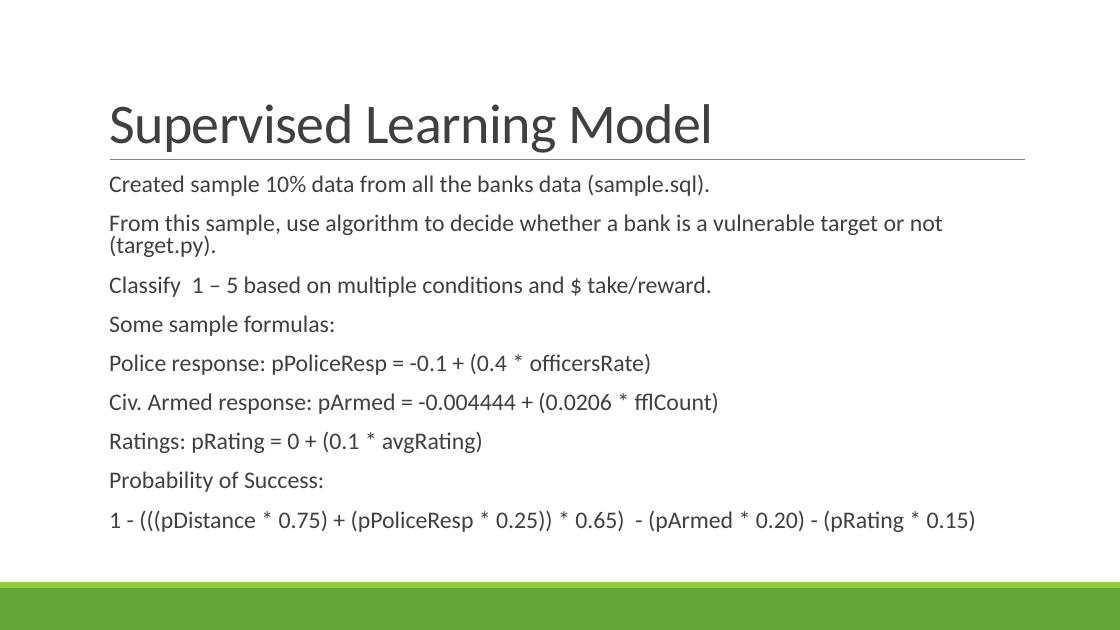
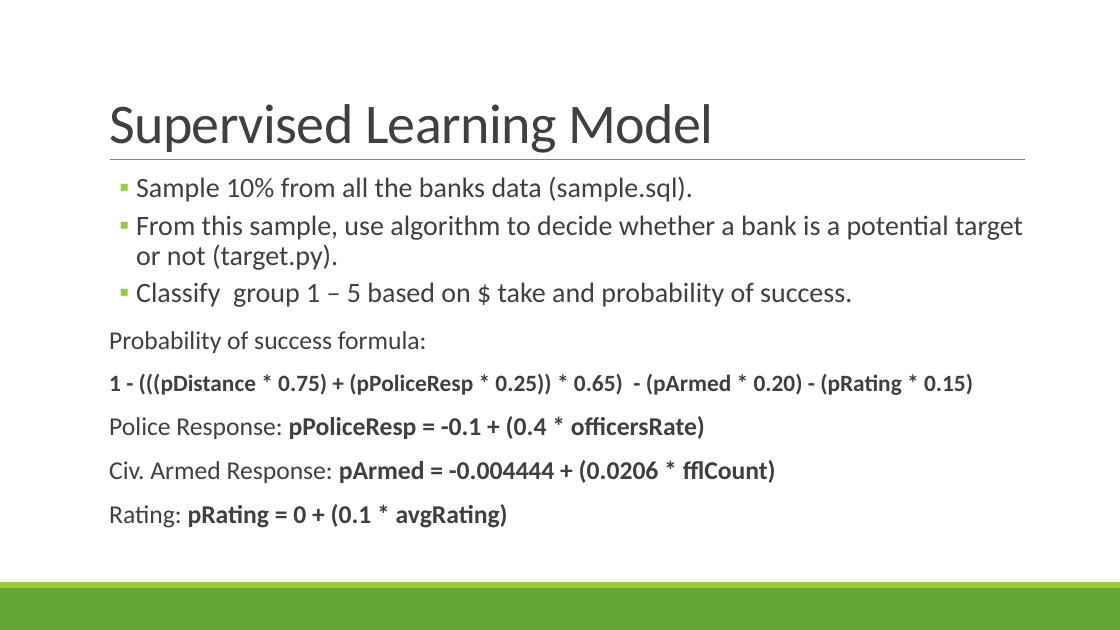
Before and after one commit to hhalim/TargetBanks, a slide deck: slide 12 of Which Banks To Rob.pptx (slide 10 before the commit). Drawn at 1120x630 pixels with LibreOffice and Linux fonts; fonts in the diff are those of the drawing. Boxes give left, top, right and bottom in pixels: in the first picture for what was removed or moved away, otherwise in the second. Text is boxed around its words. In the diff, an @@ line names an element or a change of style, - is before the commit and + after.

Commit message:
PPT update.

```diff
--- a/Which Banks To Rob.pptx
+++ b/Which Banks To Rob.pptx
@@ text at bbox=[109, 177, 1023, 353]: text changed; size 20.4 to 24 pt @@
-  Created sample 10% data from all the banks data (sample.sql).
-  From this sample, use algorithm to decide whether a bank is a vulnerable target or not (target.py).
-  Classify 1 – 5 based on multiple conditions and $ take/reward.
-  Some sample formulas:
-  Police response: pPoliceResp = -0.1 + (0.4 * officersRate)
-  Civ. Armed response: pArmed = -0.004444 + (0.0206 * fflCount)
-  Ratings: pRating = 0 + (0.1 * avgRating)
-  Probability of Success:
+  ▪ Sample 10% from all the banks data (sample.sql).
+  ▪ From this sample, use algorithm to decide whether a bank is a potential target or not (target.py).
+  ▪ Classify group 1 – 5 based on $ take and probability of success.
+  Probability of success formula:
@@ text at bbox=[109, 374, 973, 395]: size 20.4 to 20 pt, bold on in "1 - (((pDistance * 0.75) + (pPoliceResp ..."; line spacing 0.8 to 0.9 @@
@@ text at bbox=[109, 416, 776, 528]: paragraphs added @@
+  Police Response: pPoliceResp = -0.1 + (0.4 * officersRate)
+  Civ. Armed Response: pArmed = -0.004444 + (0.0206 * fflCount)
+  Rating: pRating = 0 + (0.1 * avgRating)
```
Also in this commit, not shown: 6 other slides changed, 9 slides added, 2 slides removed, 4 other files.
